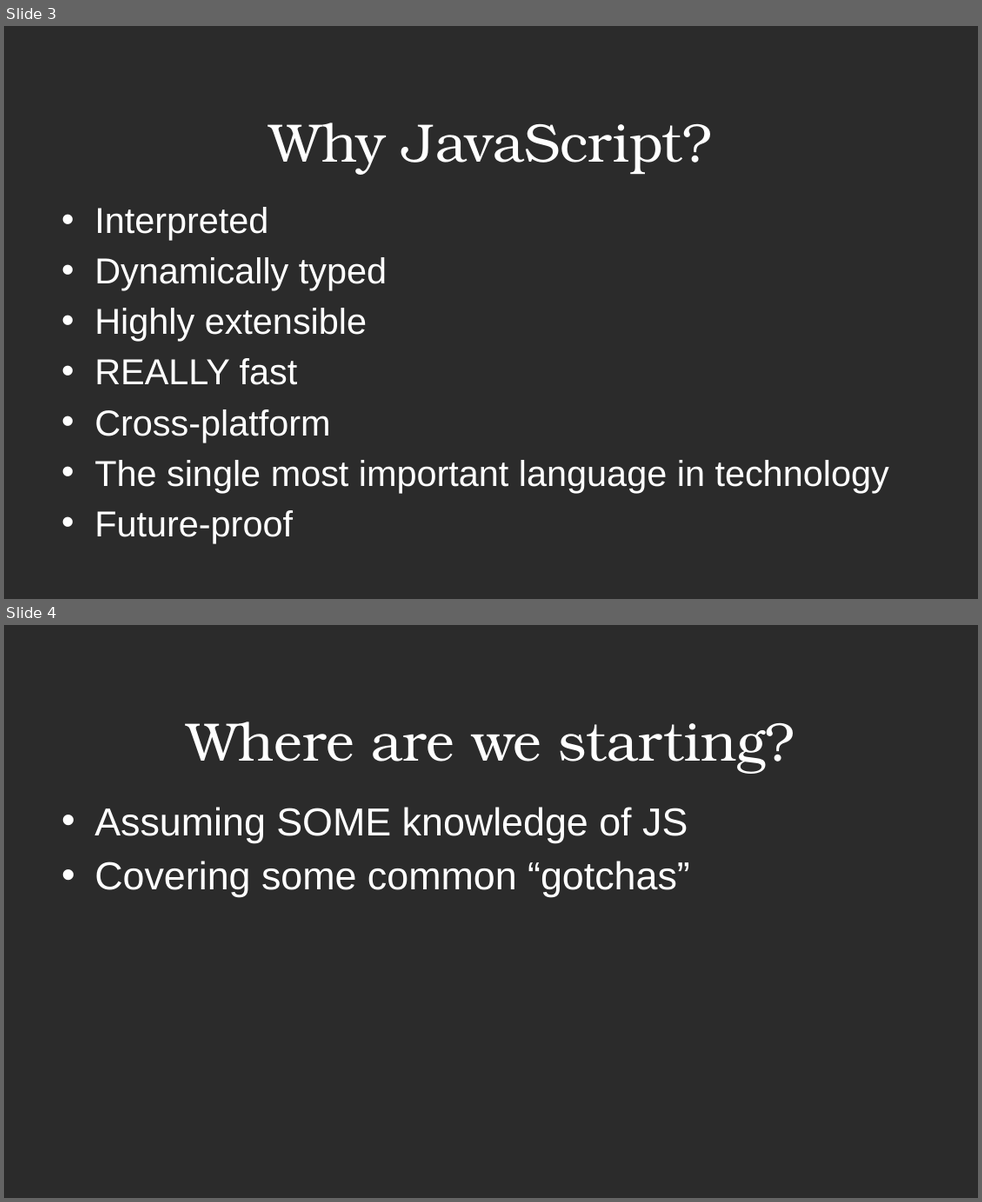
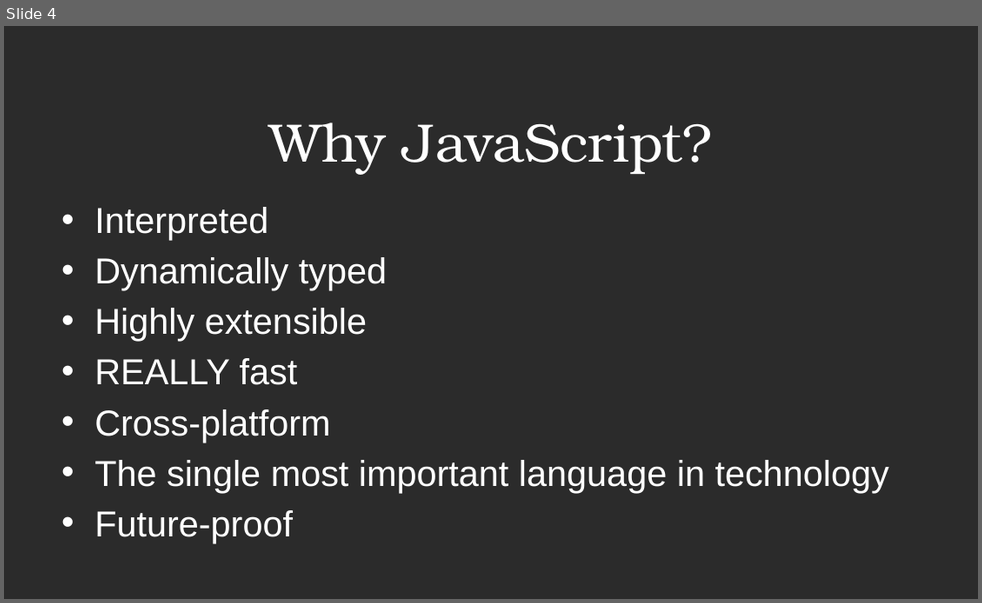
Before and after one commit to JasonOffutt/RefreshCache2011, a slide deck: js-bootcamp/js-bootcamp.pptx. Shown one above the other, each under a label of ours: slides 3 and 4 before the commit, slide 4 after it. The pictures are 982x1202 and 982x603 pixels, drawn with LibreOffice and Linux fonts; fonts in the diff are those of the drawing; background and template pictures are left out; a plain dark background stands for a picture behind light text. Boxes give left, top, right and bottom in pixels: in the first picture for what was removed or moved away, otherwise in the second. Text is boxed around its words. In the diff, an @@ line names an element or a change of style, - is before the commit and + after.

```diff
--- a/js-bootcamp/js-bootcamp.pptx
+++ b/js-bootcamp/js-bootcamp.pptx
@@ slide 4 removed at (4, 625, 978, 1198), background picture (left out) @@
@@ title removed at (187, 722, 795, 774) @@
-Where are we starting?
@@ text removed at (94, 807, 690, 897) @@
-• Assuming SOME knowledge of JS
-• Covering some common “gotchas”
@@ what was slide 3 is now slide 4 @@
```
Also in this commit, not shown: 1 slide changed, 3 slides added, 1 other file.
